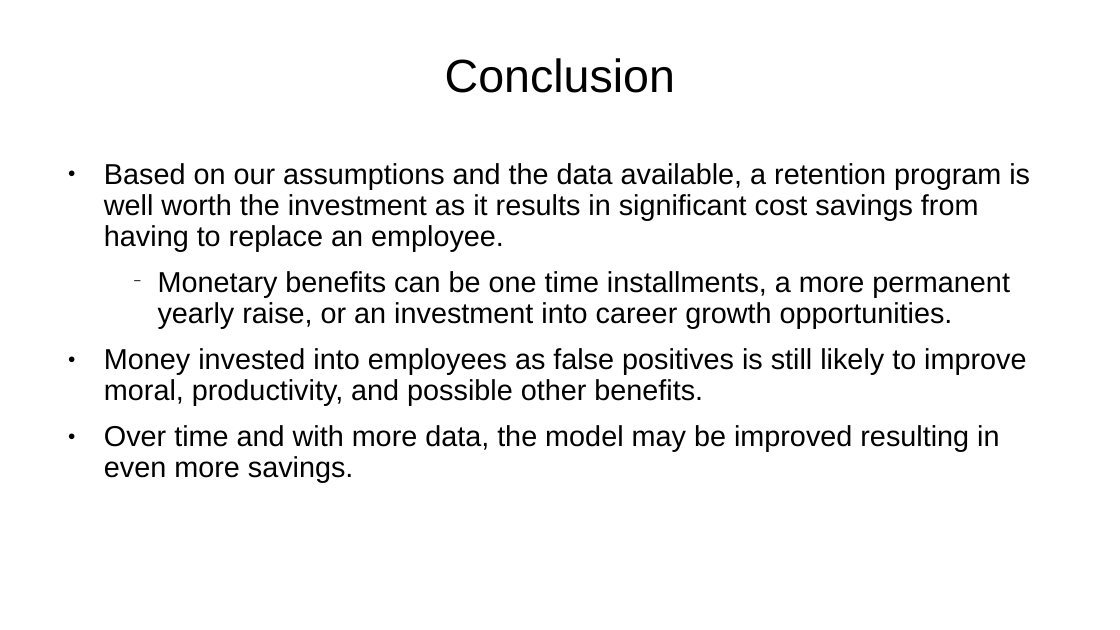
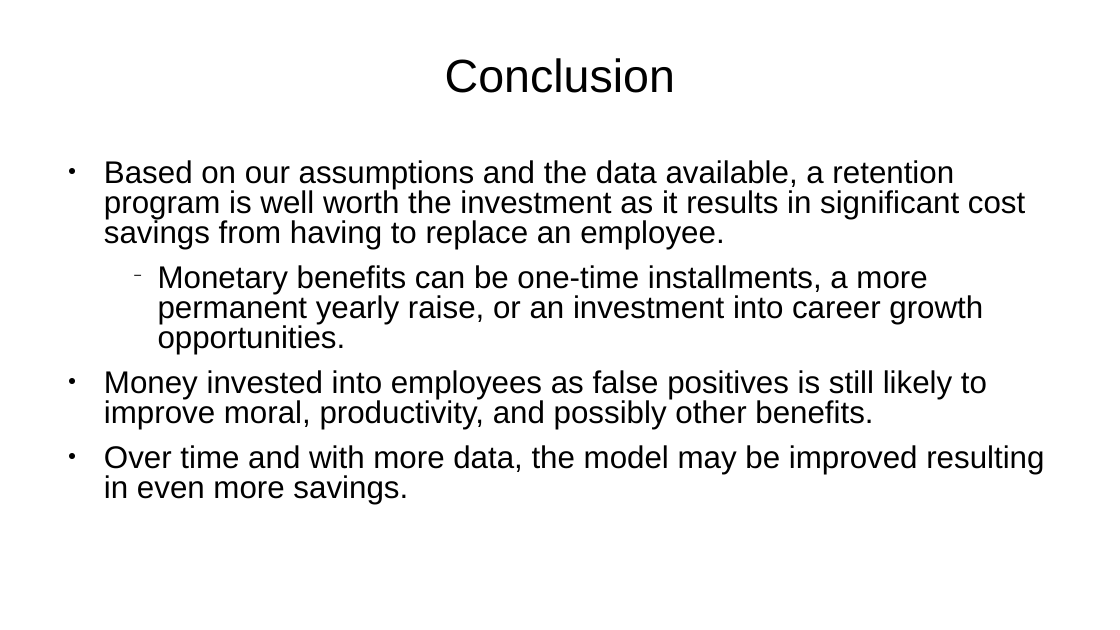
Before and after one commit to sbowler/project-one, a slide deck: slide 18 of presentations/project2_presentation.pptx (slide 20 before the commit). Drawn at 1120x630 pixels with LibreOffice and Linux fonts; fonts in the diff are those of the drawing; background and template pictures are left out. Boxes give left, top, right and bottom in pixels: in the first picture for what was removed or moved away, otherwise in the second. Text is boxed around its words. In the diff, an @@ line names an element or a change of style, - is before the commit and + after.

```diff
--- a/presentations/project2_presentation.pptx
+++ b/presentations/project2_presentation.pptx
@@ text at (104, 160, 1044, 505): size 20.4 to 22.2 pt in "Based on our assumptions and the data ...", "Over time and with more data, the ..."; line spacing 0.9 to 0.8 @@
@@ text at (104, 265, 987, 429): text changed; size 20.4 to 22.2 pt @@
-    − Monetary benefits can be one time installments, a more permanent yearly raise, or an investment into career growth opportunities.
-● Money invested into employees as false positives is still likely to improve moral, productivity, and possible other benefits.
+    − Monetary benefits can be one-time installments, a more permanent yearly raise, or an investment into career growth opportunities.
+● Money invested into employees as false positives is still likely to improve moral, productivity, and possibly other benefits.
```
Also in this commit, not shown: 9 other slides changed, 2 slides removed, 2 other files.
